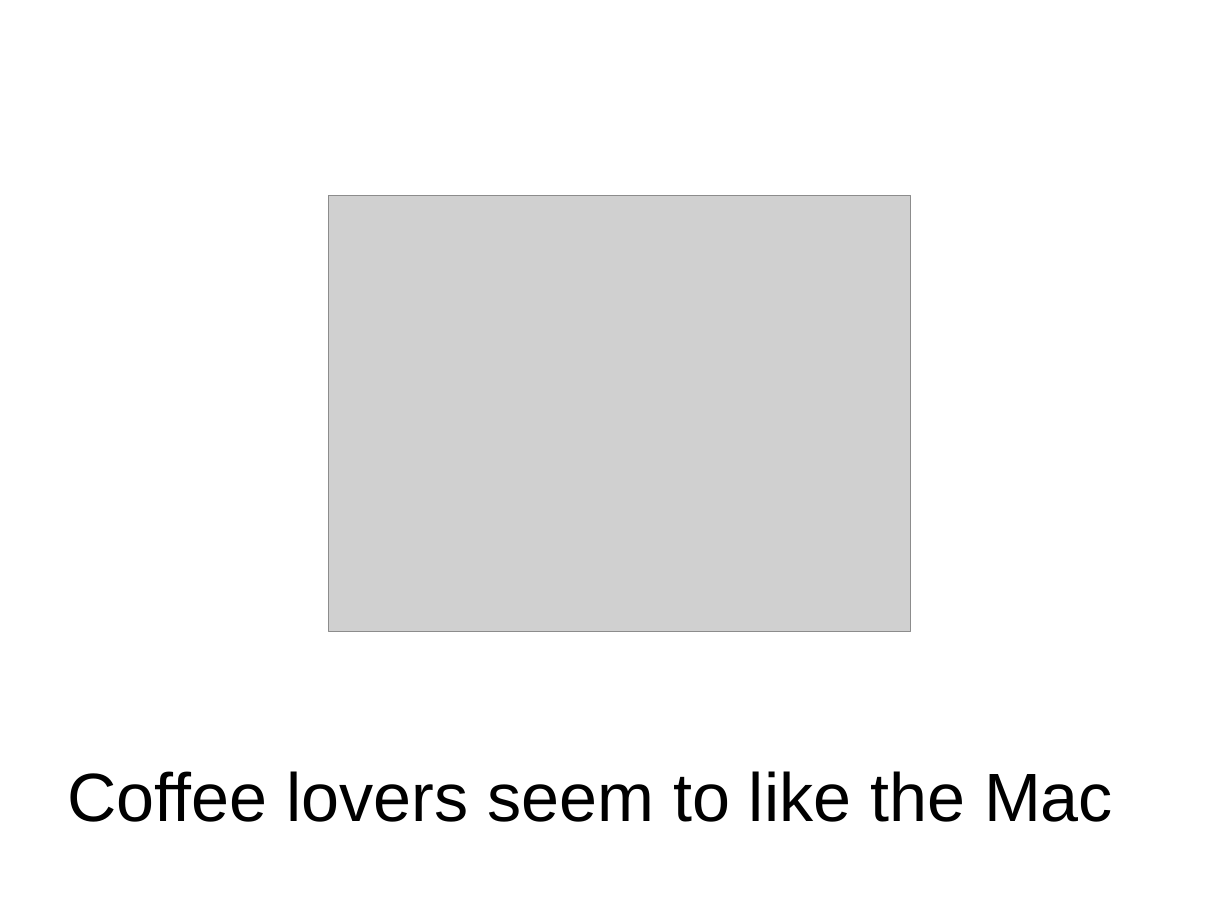
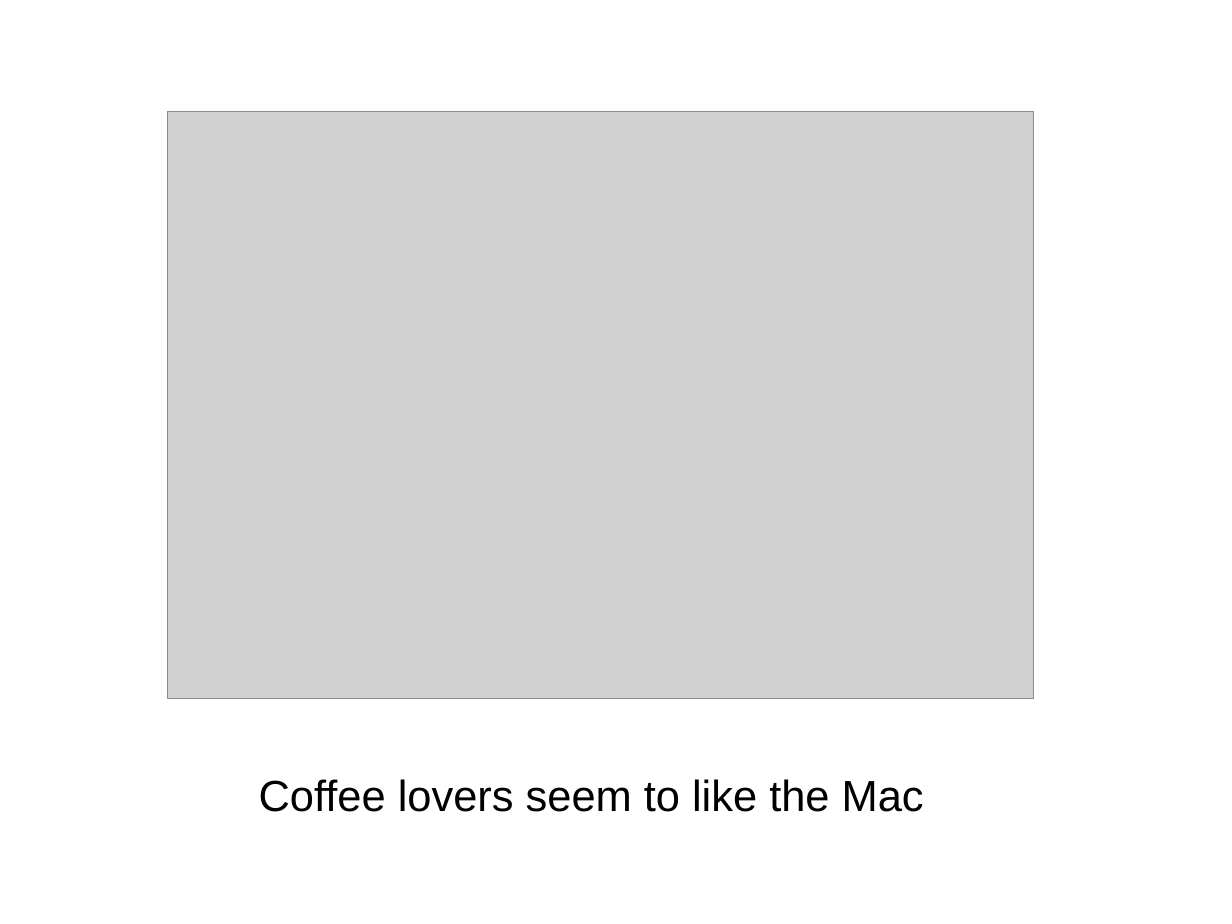
Before and after one commit to imaemo/winezeug, a slide deck: slide 6 of cebit2009/talk.odp. Drawn at 1232x924 pixels with LibreOffice and Linux fonts; fonts in the diff are those of the drawing; grey boxes stand for pictures. Boxes give left, top, right and bottom in pixels: in the first picture for what was removed or moved away, otherwise in the second. Text is boxed around its words. In the diff, an @@ line names an element or a change of style, - is before the commit and + after.

```diff
--- a/cebit2009/talk.odp
+++ b/cebit2009/talk.odp
@@ picture: place and size @@
-picture at (329,196,911,633)
+picture at (168,112,1034,699)
@@ title "Coffee lovers seem to like ..." at (259,779,924,812): size 44 to 28 pt @@
```
Also in this commit, not shown: 3 other slides changed, 2 slides added, 1 slide removed, 3 other files.
